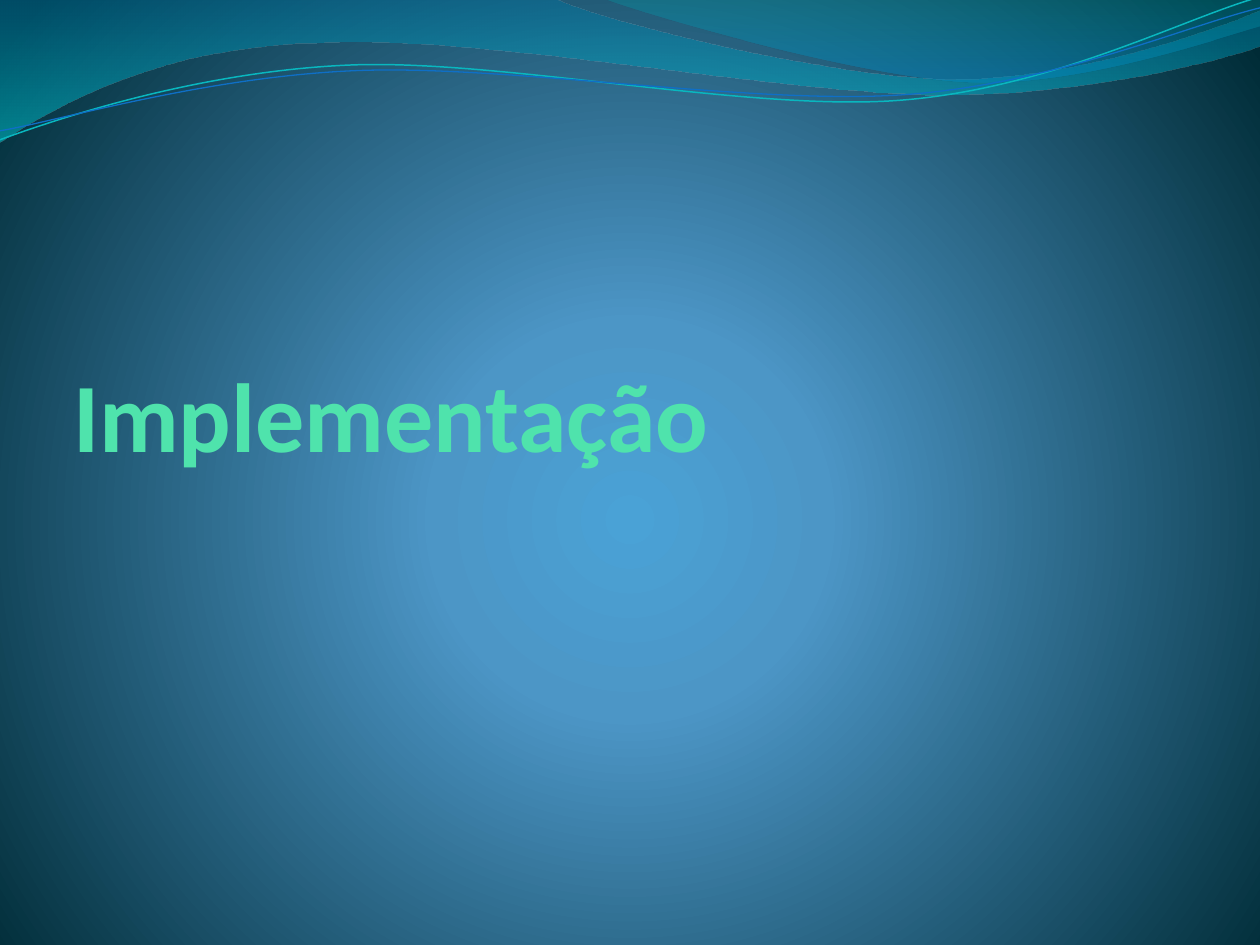
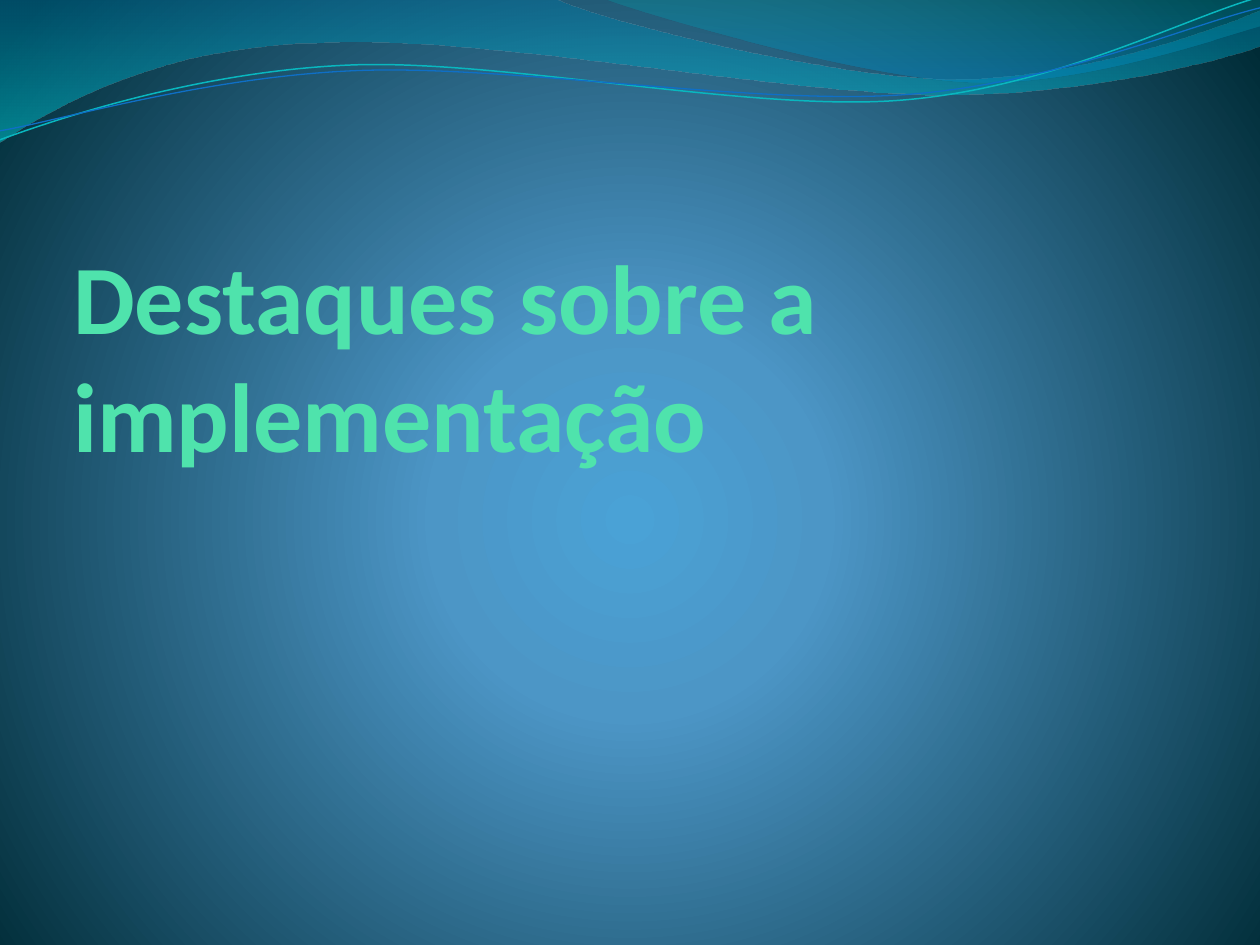
Before and after one commit to jonathanaugusto/grafos2011, a slide deck: slide 5 of apresentacao2.pptx. Drawn at 1260x945 pixels with LibreOffice and Linux fonts; fonts in the diff are those of the drawing. Boxes give left, top, right and bottom in pixels: in the first picture for what was removed or moved away, otherwise in the second. Text is boxed around its words. In the diff, an @@ line names an element or a change of style, - is before the commit and + after.

```diff
--- a/apresentacao2.pptx
+++ b/apresentacao2.pptx
@@ title at bbox=[73, 253, 817, 475]: text changed @@
-Implementação
+Destaques sobre a implementação
```
Also in this commit, not shown: 11 other slides changed, 6 slides added, 5 slides removed, 5 other files.
